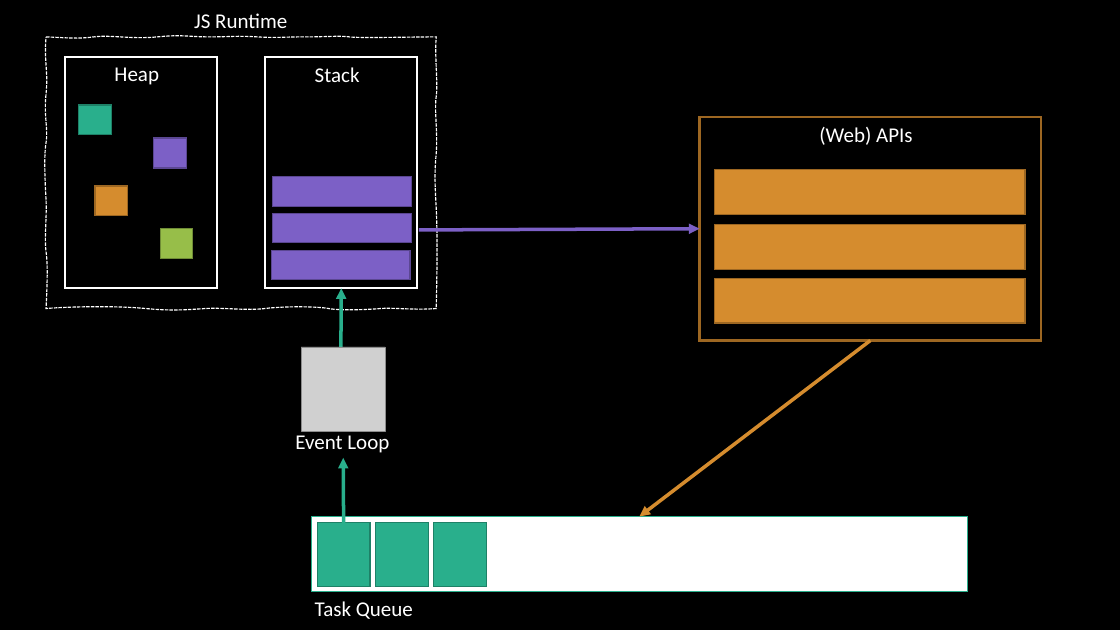
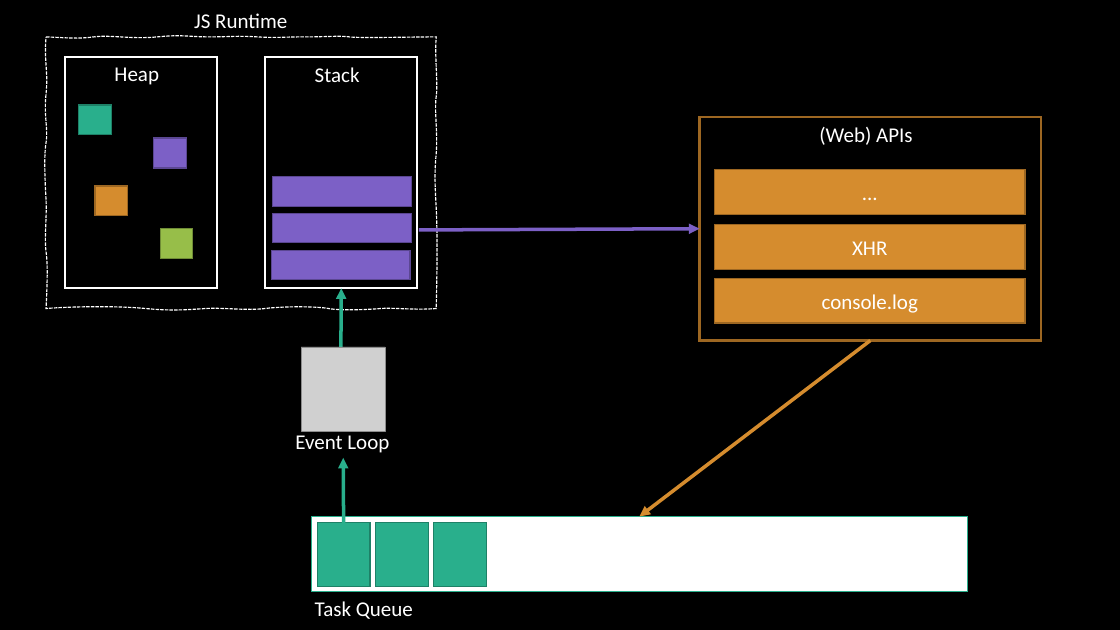
Before and after one commit to twobiers/webtech-workshop-js-async, a slide deck: slide 26 of slides/Presentation.pptx (slide 25 before the commit). Drawn at 1120x630 pixels with LibreOffice and Linux fonts; fonts in the diff are those of the drawing; grey boxes stand for pictures. Boxes give left, top, right and bottom in pixels: in the first picture for what was removed or moved away, otherwise in the second. Text is boxed around its words. In the diff, an @@ line names an element or a change of style, - is before the commit and + after.

```diff
--- a/slides/Presentation.pptx
+++ b/slides/Presentation.pptx
@@ text in rectangle at bbox=[715, 170, 1025, 214]: text added @@
+...
@@ text in rectangle at bbox=[852, 241, 887, 255]: text added @@
+XHR
@@ text in rectangle at bbox=[822, 294, 918, 313]: text added @@
+console.log
```
Also in this commit, not shown: 1 other slide changed, 2 slides added.
